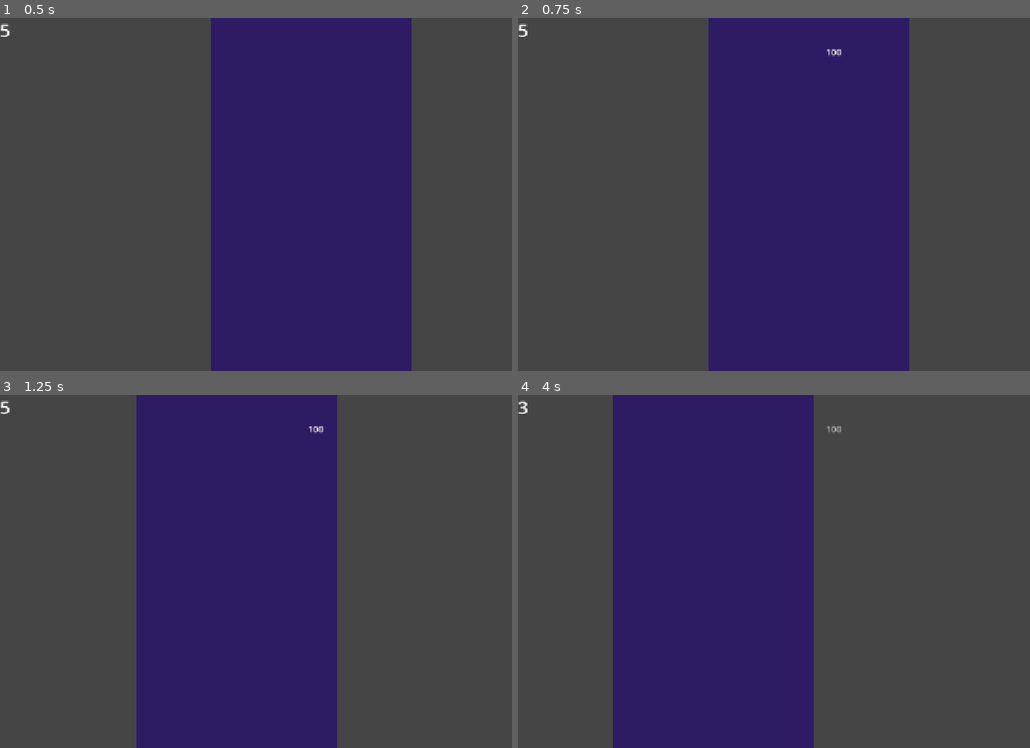
Above: before the commit, frames 1-4 (two rows, left to right).
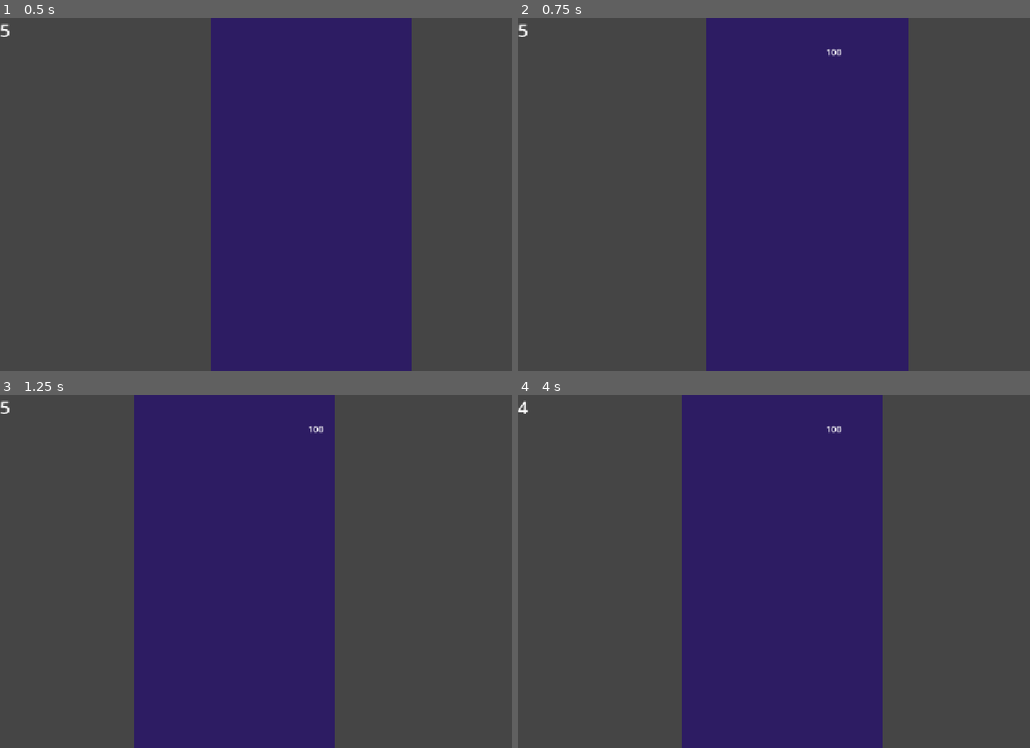
Above: after the commit, the same moments.

Repository: crissoll/Fail-Safe-Game-Jam
Game: Godot game, scene res://scenes/levels/basic_level.tscn
The game is run twice, just before and just after one commit, with the same random seed, the same clock (stepped at 60 frames per second) and the same inputs.
Inputs:
- Up to frame 1 (0.5 s): no input
- Up to frame 2 (0.75 s): tap Enter (reset_level) at 0.5 s; hold D (right) from 0.53 s (still down); tap Space (switch_dimension) at 0.6 s
- Up to frame 3 (1.25 s): keep holding D (right)
- Up to frame 4 (4 s): release D (right) at 1.28 s; hold Up (slow_down) 1.28-2.03 s; tap Space (switch_dimension) every 0.75 s from 1.35 to 3.6 s; tap Enter (reset_level) at 2 s; hold D (right) 2.03-3.53 s; hold A (left) from 3.53 s (still down)

Frame 1 is identical in both runs. In frame 2, 0.6% of the frame differs, in the area x 36-77%, y 0-100%; in frame 3, 0.9%; in frame 4, 27%, in the area x 0-72%, y 0-100%.

Commit message:
added wall collision
-Changed Player to a CharacterBody2D

Diff:
--- a/first-prototype----dropper-/scenes/game-objects/moving obstacle.tscn
+++ b/first-prototype----dropper-/scenes/game-objects/moving obstacle.tscn
@@ -6,7 +6,7 @@
 [sub_resource type="RectangleShape2D" id="RectangleShape2D_u25ut"]
 size = Vector2(16, 16)
 
-[node name="obstacle" type="Area2D" unique_id=1118835633]
+[node name="MovingObstacle" type="Area2D" unique_id=1118835633]
 collision_layer = 0
 collision_mask = 8
 script = ExtResource("1_ybr1x")
--- a/first-prototype----dropper-/scenes/levels/empty_level.tscn
+++ b/first-prototype----dropper-/scenes/levels/empty_level.tscn
@@ -52,6 +52,15 @@
 scale = Vector2(1, 1000)
 color = Color(0.2716817, 0.2716817, 0.2716817, 1)
 
+[node name="RigidBody2D" type="RigidBody2D" parent="LeftWall" unique_id=1858348912]
+position = Vector2(-5, 0)
+gravity_scale = 0.0
+
+[node name="CollisionShape2D" type="CollisionShape2D" parent="LeftWall/RigidBody2D" unique_id=1798866171]
+position = Vector2(3, 0)
+rotation = 1.5707964
+shape = SubResource("WorldBoundaryShape2D_u25ut")
+
 [node name="RightWall" type="Area2D" parent="." unique_id=679402046]
 position = Vector2(200, 0)
 collision_layer = 2
@@ -71,6 +80,14 @@
 scale = Vector2(1, 1000)
 color = Color(0.2716817, 0.2716817, 0.2716817, 1)
 
+[node name="RigidBody2D" type="RigidBody2D" parent="RightWall" unique_id=1706093801]
+gravity_scale = 0.0
+
+[node name="CollisionShape2D" type="CollisionShape2D" parent="RightWall/RigidBody2D" unique_id=695879814]
+position = Vector2(1, 1)
+rotation = -1.5707964
+shape = SubResource("WorldBoundaryShape2D_u25ut")
+
 [node name="SpawnMarker" type="Marker2D" parent="." unique_id=599212143]
 gizmo_extents = 32.9
 
--- a/first-prototype----dropper-/scenes/player.tscn
+++ b/first-prototype----dropper-/scenes/player.tscn
@@ -8,13 +8,9 @@
 
 [sub_resource type="CircleShape2D" id="CircleShape2D_u25ut"]
 
-[node name="player" type="RigidBody2D" unique_id=440862904 node_paths=PackedStringArray("stamina_comp", "brake_comp", "spirit_comp", "health_comp")]
+[node name="player" type="CharacterBody2D" unique_id=314467872 node_paths=PackedStringArray("stamina_comp", "brake_comp", "spirit_comp", "health_comp")]
 collision_layer = 8
 collision_mask = 7
-gravity_scale = 0.1
-lock_rotation = true
-contact_monitor = true
-max_contacts_reported = 1
 script = ExtResource("1_3vyb7")
 stamina_comp = NodePath("Components/StaminaComponent")
 brake_comp = NodePath("Components/BrakeComponent")
--- a/first-prototype----dropper-/scripts/classes/player/health_component.gd
+++ b/first-prototype----dropper-/scripts/classes/player/health_component.gd
@@ -19,7 +19,7 @@
 	if(float(Time.get_ticks_msec())/1000 - last_damage_time <= invincibility_duration):
 		return
 
-	player.linear_velocity.y *= velocity_multiplier_on_damage
+	player.velocity.y *= velocity_multiplier_on_damage
 	last_damage_time = float(Time.get_ticks_msec())/1000
 	hearts -= damage;
 	if(hearts <= 0):
--- a/first-prototype----dropper-/scripts/classes/player/player.gd
+++ b/first-prototype----dropper-/scripts/classes/player/player.gd
@@ -1,5 +1,5 @@
 class_name Player
-extends RigidBody2D
+extends CharacterBody2D
 
 #components
 @export var stamina_comp: StaminaComponent
@@ -54,8 +54,9 @@
 func _apply_physics(delta: float) -> void:
 
 	var mov_vec := Input.get_axis(&"left", &"right")
-	linear_velocity.x = (mov_vec * move_speed)
+	velocity.x = (mov_vec * move_speed)
 	_handle_brake_and_g(delta)
+	move_and_slide()
 
 func _handle_brake_and_g(delta:float) -> void:
 	var trying_to_brake = Input.is_action_pressed(&"slow_down")
@@ -80,15 +81,15 @@
 
 
 func _apply_brake_force(delta: float) -> void:
-	if abs(linear_velocity.y) > min_y_speed and abs(linear_velocity.y) < max_y_speed:
-		linear_velocity.y -= (1 - 2 * int(upside_down)) * brake_comp.brake_strength * delta
+	if abs(velocity.y) > min_y_speed and abs(velocity.y) < max_y_speed:
+		velocity.y -= (1 - 2 * int(upside_down)) * brake_comp.brake_strength * delta
 
 func _apply_gravity(delta: float) -> void:
-	if abs(linear_velocity.y) < max_y_speed:
-		linear_velocity.y += (1 - 2 * int(upside_down)) * g * delta
+	if abs(velocity.y) < max_y_speed:
+		velocity.y += (1 - 2 * int(upside_down)) * g * delta
 
 func apply_vertical_impulse(impulse_value):
-	linear_velocity.y = -1 * impulse_value * (1 - 2 * int(upside_down))
+	velocity.y = -1 * impulse_value * (1 - 2 * int(upside_down))
 
 func _on_stamina_changed(current: float) -> void:
 	temp_stamina_label.text = str(int(current))
@@ -102,12 +103,12 @@
 
 func reverse_fall() -> void:
 	upside_down = true
-	linear_velocity = Vector2.ZERO
+	velocity = Vector2.ZERO
 	reverse_camera = true
 
 func reset() -> void:
 	global_position = spawn_pos
-	linear_velocity = Vector2.ZERO
+	velocity = Vector2.ZERO
 
 	if upside_down:
 		if camera:
